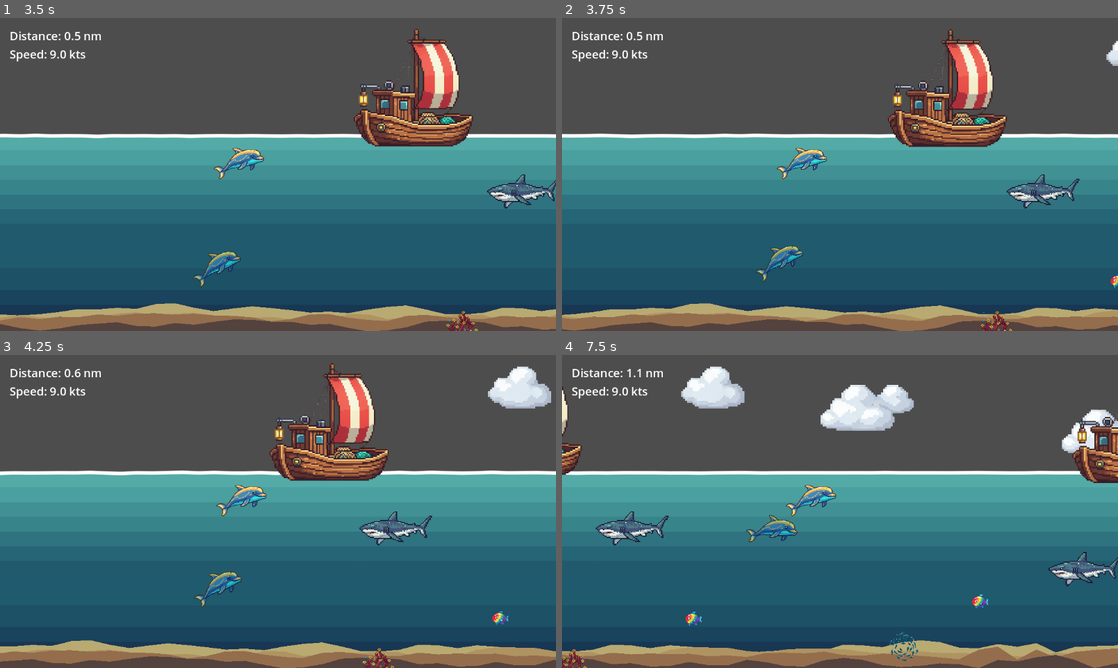
Above: before the commit, frames 1-4 (two rows, left to right).
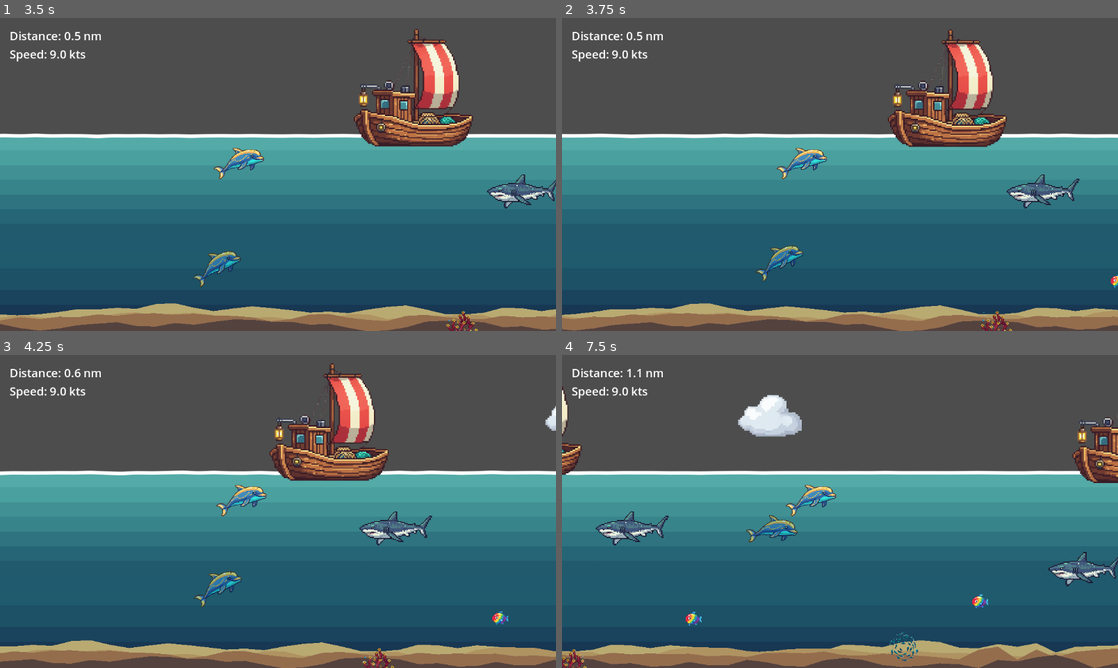
Above: after the commit, the same moments.

Repository: sandritalb/dolphin_ai
Game: Godot game, scene res://scenes/main.tscn
The game is run twice, just before and just after one commit, with the same random seed, the same clock (stepped at 60 frames per second) and the same inputs.
Inputs:
- Up to frame 1 (3.5 s): click "1 Player" at 0.5 s; tap Enter (ui_accept) at 1.25, 1.52, 2.27 s; hold Right (ui_right) 1.28-2.03 s; hold Down (ui_down) 2.03-2.78 s; hold Right (ui_right) from 2.78 s (still down)
- Up to frame 2 (3.75 s): release Right (ui_right) at 3.53 s; hold Up (ui_up) from 3.53 s (still down)
- Up to frame 3 (4.25 s): keep holding Up (ui_up); tap Enter (ui_accept) at 3.77 s
- Up to frame 4 (7.5 s): release Up (ui_up) at 4.28 s; hold Left (ui_left) 4.28-5.78 s; tap Enter (ui_accept) at 4.52, 5.27, 6.77 s; hold Down (ui_down) 5.78-6.53 s; hold Right (ui_right) 6.53-7.28 s; hold Up (ui_up) from 7.28 s (still down)

Frame 1 is identical in both runs. In frame 2, 0.1% of the frame differs, in the area x 97-100%, y 7-16%; in frame 3, 1.2%; in frame 4, 4.5%, in the area x 21-100%, y 3-32%.

Commit message:
feat: Enhance cloud spawning logic with speed variation and movement handling

Diff:
--- a/scripts/cloud_generator.gd
+++ b/scripts/cloud_generator.gd
@@ -31,6 +31,8 @@
 @export var spawn_y_max: float = -100.0  # Maximum Y position (water level)
 @export var spawn_cycle_time: float = 2.0  # Seconds between spawn attempts
 @export var spawn_chance: float = 0.7  # Chance to spawn cloud per cycle
+@export var cloud_speed_min: float = 0.6  # Clouds move at 60% minimum
+@export var cloud_speed_max: float = 0.8  # Clouds move at 80% maximum
 
 # ============================================================================
 # INTERNAL STATE
@@ -65,6 +67,9 @@
 	if spawn_timer <= 0.0:
 		spawn_timer = spawn_cycle_time
 		_try_spawn_cloud()
+
+	# Move clouds
+	_move_clouds()
 
 	# Check and despawn out-of-view clouds
 	_despawn_out_of_view_clouds()
@@ -103,8 +108,14 @@
 
 	var cloud = cloud_pool.pop_front()
 
-	# Set random position ahead of player
-	var spawn_x = player.global_position.x + spawn_distance_ahead + randf_range(-200, 200)
+	# Assign random speed multiplier (between 60% and 80%)
+	var random_speed = randf_range(cloud_speed_min, cloud_speed_max)
+	cloud.set_meta("speed_multiplier", random_speed)
+
+	# Clouds spawn farther ahead based on their speed
+	# Faster clouds spawn closer, slower clouds spawn farther
+	var adjusted_spawn_distance = spawn_distance_ahead / random_speed
+	var spawn_x = player.global_position.x + adjusted_spawn_distance + randf_range(-200, 200)
 	var spawn_y = randf_range(spawn_y_min, spawn_y_max)
 
 	cloud.global_position = Vector2(spawn_x, spawn_y)
@@ -118,7 +129,17 @@
 		cloud.mostrar_frame_aleatorio()
 
 	active_clouds.append(cloud)
-	print("☁️ Cloud spawned at: %s" % cloud.global_position)
+	print("☁️ Cloud spawned at: %s with speed: %.1f%%" % [cloud.global_position, random_speed * 100])
+
+# ============================================================================
+# MOVEMENT LOGIC
+# ============================================================================
+
+func _move_clouds() -> void:
+	"""Move clouds - they stay in their global position, don't follow player"""
+	# Clouds don't need to move, they stay where they spawn
+	# The parallax effect comes from spawning at different distances
+	pass
 
 
 # ============================================================================
